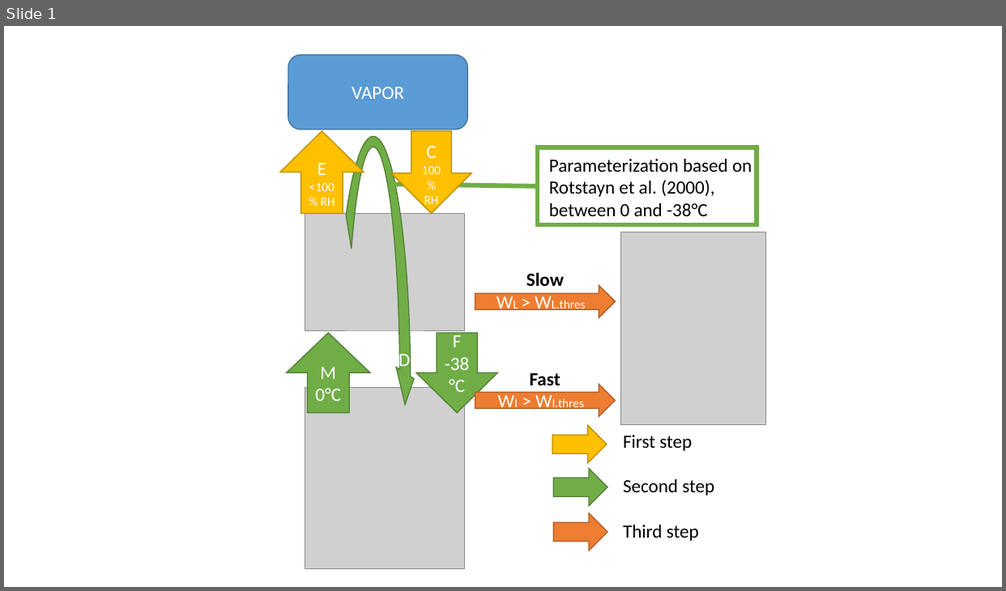
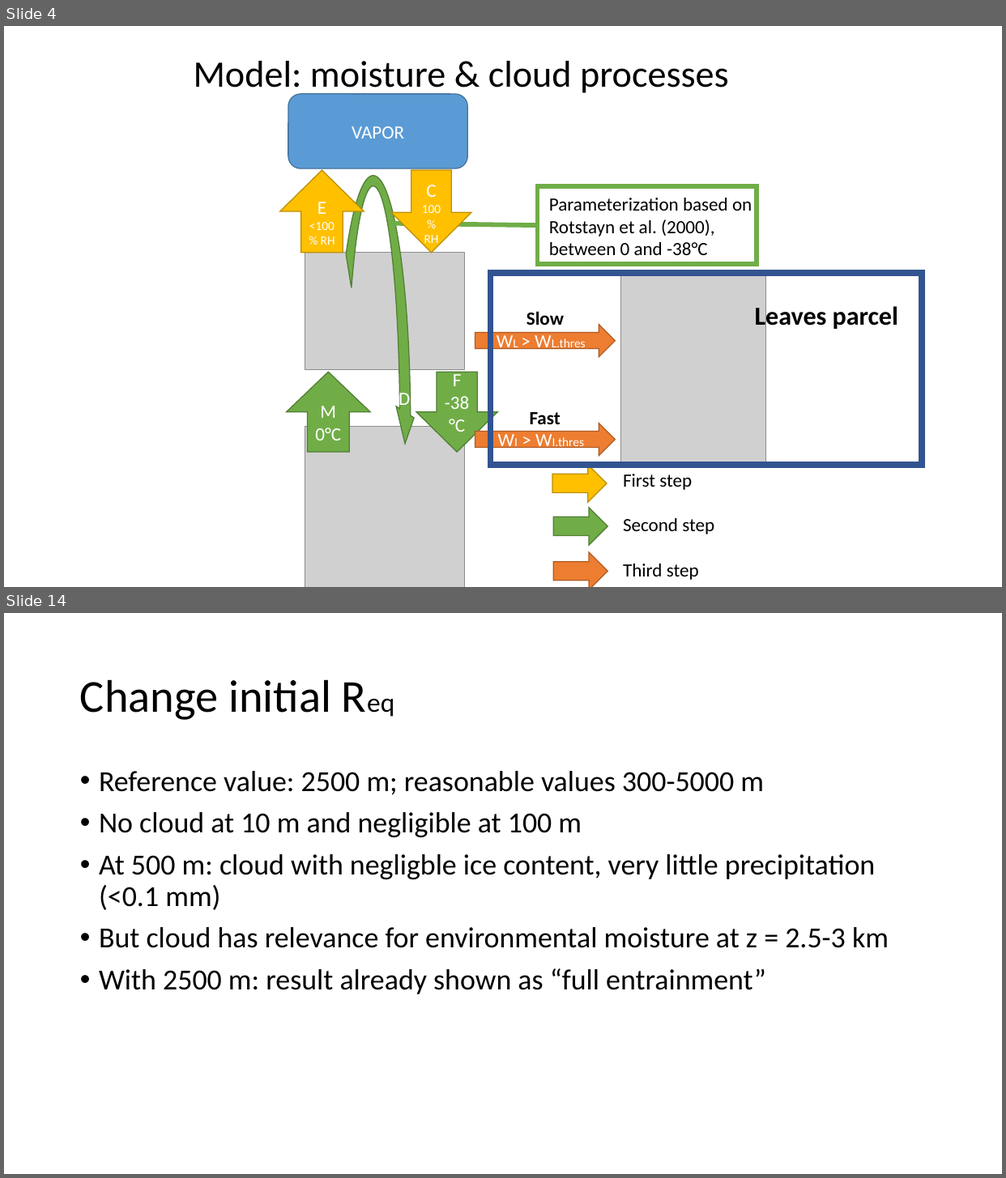
Before and after one commit to meteoNL/CloudParcelModel_SOACproject, a slide deck: model_representation.pptx. Shown one above the other, each under a label of ours: slide 1 before the commit, slides 4 and 14 after it; the slides between them are not shown. The pictures are 1006x591 and 1006x1178 pixels, drawn with LibreOffice and Linux fonts; fonts in the diff are those of the drawing; grey boxes stand for pictures. Boxes give left, top, right and bottom in pixels: in the first picture for what was removed or moved away, otherwise in the second. Text is boxed around its words. In the diff, an @@ line names an element or a change of style, - is before the commit and + after.

Commit message:
Cloud: parcel? Model? presentation version 1

```diff
--- a/model_representation.pptx
+++ b/model_representation.pptx
@@ slide 14 added at (4,613,1002,1174), background #FFFFFF @@
@@ title added at (80,679,331,720), 44 pt, text #000000 @@
+Change initial Req
@@ text added at (99,771,889,995), 28 pt, text #000000 @@
+• Reference value: 2500 m; reasonable values 300-5000 m
+• No cloud at 10 m and negligible at 100 m
+• At 500 m: cloud with negligble ice content, very little precipitation (<0.1 mm)
+• But cloud has relevance for environmental moisture at z = 2.5-3 km
+• With 2500 m: result already shown as “full entrainment”
@@ what was slide 1 is now slide 4 @@
@@ slide 4 changed as well @@
@@ text added at (194,61,729,96), 36 pt, text #000000 @@
+Model: moisture & cloud processes
@@ 5 texts, 5 right arrows, 3 pictures, 2 up arrows, 2 down arrows, 1 rounded rectangle, 1 circular arrow, 1 rectangle, 1 line: place and size @@
-5 texts, 5 right arrows, 3 pictures, 2 up arrows, 2 down arrows, 1 rounded rectangle, 1 circular arrow, 1 rectangle, 1 line at (280,55,765,587)
+5 texts, 5 right arrows, 3 pictures, 2 up arrows, 2 down arrows, 1 rounded rectangle, 1 circular arrow, 1 rectangle, 1 line at (280,94,765,587)
@@ rectangle added at (491,273,923,465), outline #325491 6 pt @@
@@ text added at (755,303,898,331), 25 pt, text #000000, bold @@
+Leaves parcel
```
Also in this commit, not shown: 1 other slide changed, 18 other slides added.
